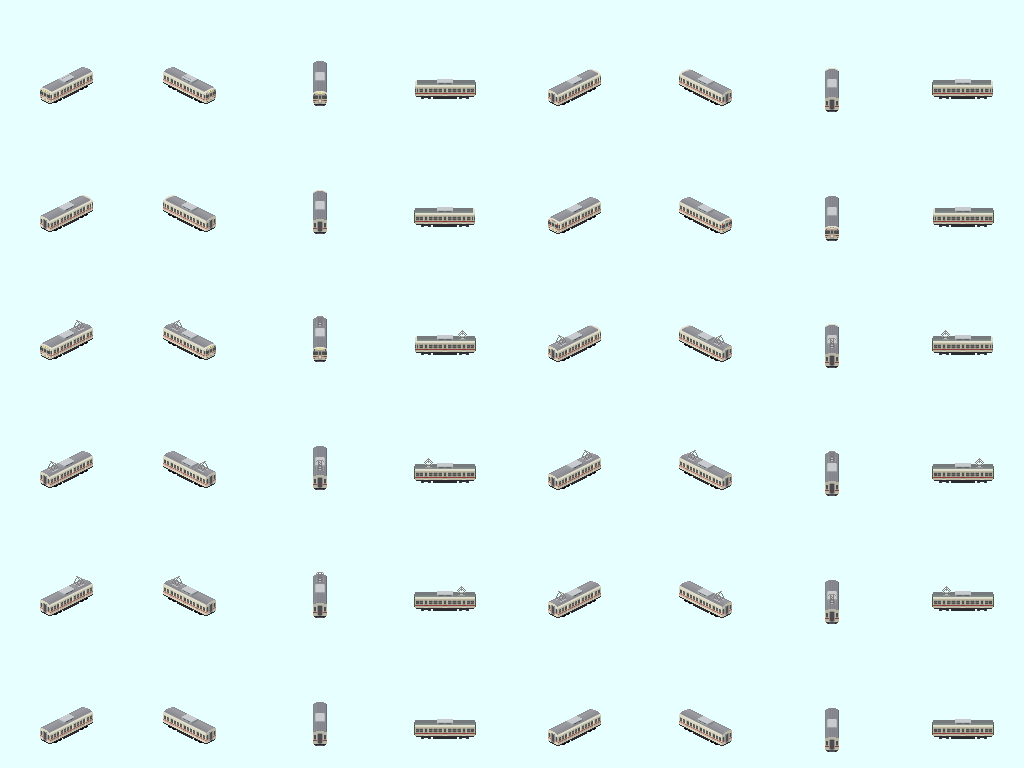
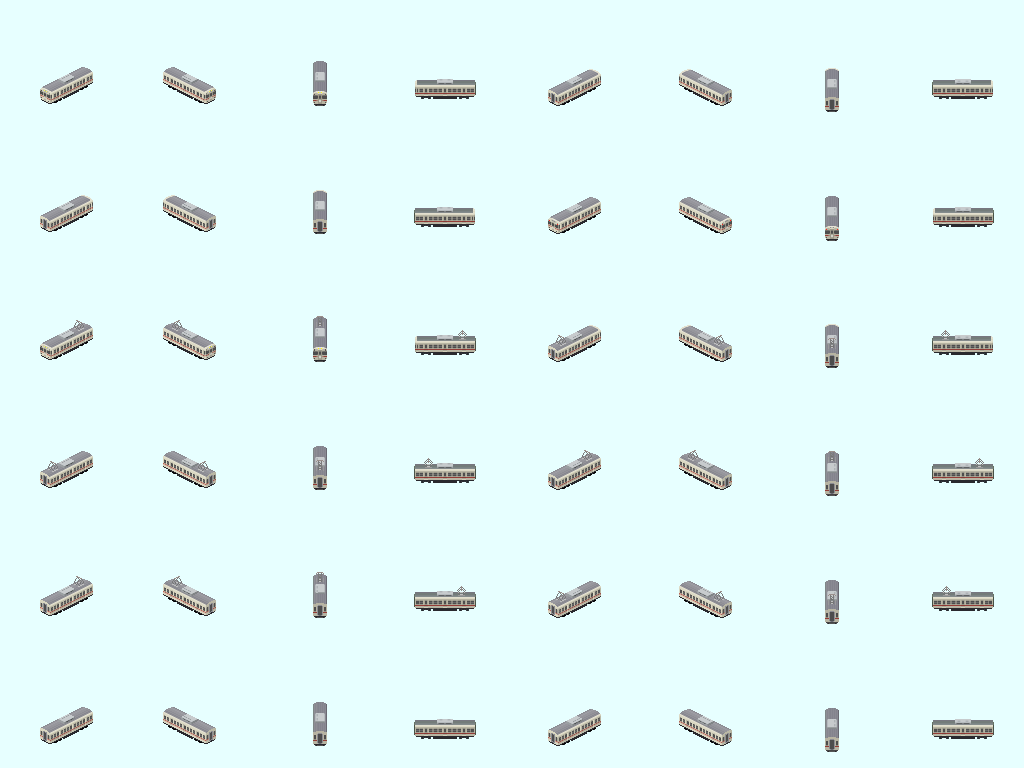
Two versions of the same layered image (1024 × 768). Layer-by-layer changes:
painted on "レイヤー 222" over [62, 73, 969, 727]
